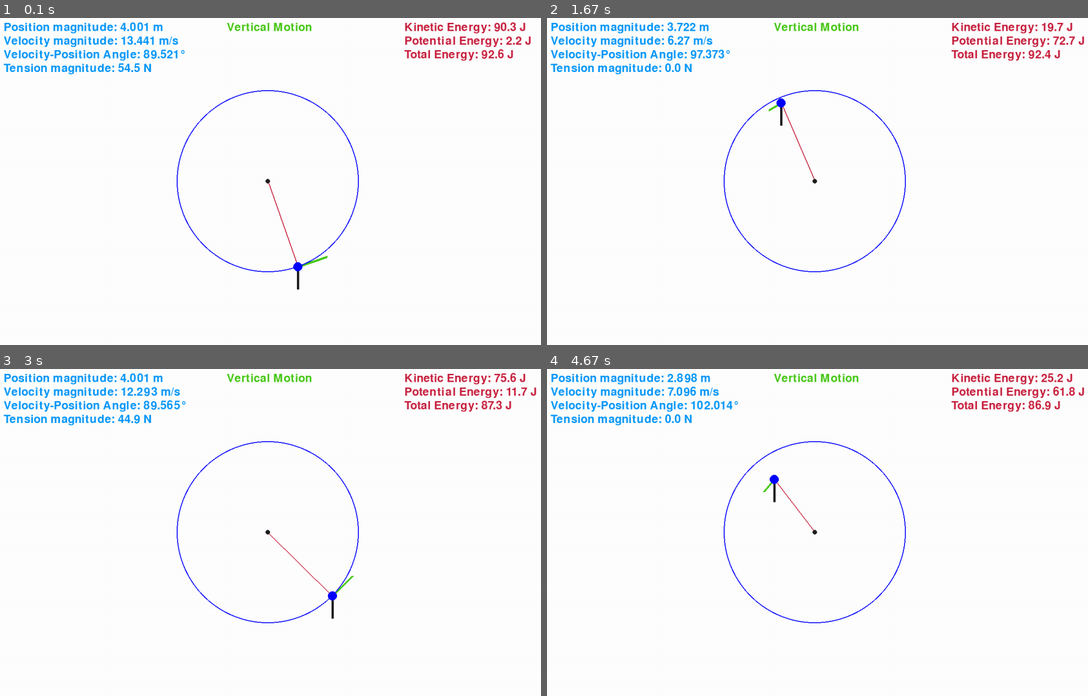
Above: before the commit, frames 1-4 (two rows, left to right).
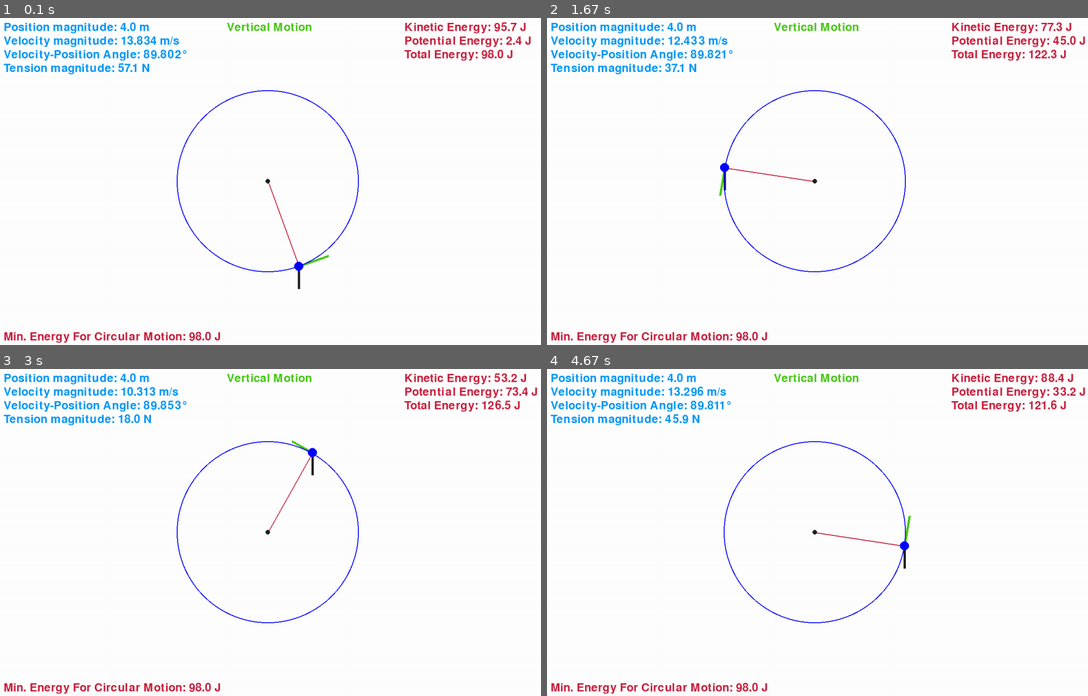
Above: after the commit, the same moments.

Repository: Onur15/Prototype_Games
Game: pygame game, started from circularMotion.py
The game is run twice, just before and just after one commit, with the same random seed, the same clock (stepped at 60 frames per second) and the same inputs.
Inputs:
- Up to frame 1 (0.1 s): no input
- Up to frame 2 (1.67 s): hold W 0.33-0.8 s; hold S 0.83-1.13 s; hold W 1.17-1.53 s; hold S from 1.57 s (still down)
- Up to frame 3 (3 s): release S at 1.93 s; hold W 1.97-2.27 s; hold S 2.3-2.6 s; hold W from 2.63 s (still down)
- Up to frame 4 (4.67 s): release W at 3 s; hold S 3.03-3.4 s; hold W 3.43-3.73 s; hold S 3.77-4.07 s; hold W 4.1-4.47 s; hold S from 4.5 s (still down)

The runs differ from the first frame. In frame 1, 1.2% of the frame differs, in the area x 0-98%, y 1-100%; in frame 2, 1.7%; in frame 3, 1.5%; in frame 4, 1.8%, in the area x 0-100%, y 1-100%.

Commit message:
interactions

Diff:
--- a/circularMotion.py
+++ b/circularMotion.py
@@ -10,9 +10,9 @@
         a -= 180
     return a
 
-def calc_tension(position: pygame.math.Vector2, velocity:pygame.math.Vector2, lengthOfRope:float, mass:float, dt:float, k:float) -> pygame.math.Vector2:
+def calc_tension(position: pygame.math.Vector2, velocity:pygame.math.Vector2, lengthOfRope:float, mass:float, dt:float) -> pygame.math.Vector2:
     pos_mag = position.magnitude()
-    T_len = exp(log(position.dot(velocity)*mass*k) - log(pos_mag*dt)) + (pos_mag-lengthOfRope)*mass/dt**2
+    T_len = exp(log(position.dot(velocity)*mass) - log(pos_mag*dt)) + (pos_mag-lengthOfRope)*mass/dt**2
     T_dir = -position/pos_mag
     return T_len * T_dir
 
@@ -34,13 +34,12 @@
     radius = 4 # meter
     g = 9.8 # m/s^2
     mass = 1 #kg
-    dt = 5e-3 #ms
-    k = 1
+    dt = 2e-3 #ms
     motion_type = "vertical" #vertical or horizontal
     weight = pygame.Vector2(0, -mass*g)
 
     #Initial values
-    w = -float((5*g/radius)**(1/2)-0.1) # rad/second
+    w = -float((5*g/radius)**(1/2)) # rad/second
     angle = -90
     pos = radius*pygame.Vector2(cos(pi*(1-angle/180)),sin(pi*(1-angle/180)))
     velocity = w*pygame.Vector2(-pos[1],pos[0])
@@ -48,12 +47,12 @@
     while True:
         #Calculations
         pos_mag = pos.magnitude()
-        if pos_mag < radius or pos.dot(velocity) < 0:
+        if pos_mag < radius or pos.dot(velocity) < 0 or velocity.length() == 0:
             tension = pygame.Vector2(0,0)
-        if pos.dot(velocity) == 0:
+        if pos.dot(velocity) == 0 and velocity.length() != 0:
             tension = -mass * w**2 * pos
         if pos_mag >= radius and pos.dot(velocity) > 0:
-            tension = calc_tension(pos, velocity, radius, mass, dt, k)
+            tension = calc_tension(pos, velocity, radius, mass, dt)
         match motion_type:
             case "vertical":
                 force = tension + weight
@@ -64,6 +63,18 @@
         velocity += acc * dt
         pos += velocity * dt
 
+        #Controls
+        keys = pygame.key.get_pressed()
+        if keys[pygame.K_BACKSPACE]:
+            break
+        if keys[pygame.K_w] and pos.magnitude() < radius*1.02:
+            if velocity.length() < 0.1:
+                sign_w = w/abs(w)
+                velocity = pygame.Vector2(sign_w*(1+dt),0)
+            velocity *= 1+5*dt/velocity.length()
+        if keys[pygame.K_s]:
+            velocity *= 1-5*dt/velocity.length()
+
         #Display
         DISPLAY.fill(white)
         pygame.draw.line(DISPLAY, green,(-50*pos.x+center[0], -50*pos.y+center[1]),(-50*pos.x+center[0]-5*velocity.x, -50*pos.y+center[1]-5*velocity.y), 5)
@@ -73,10 +84,11 @@
         Textt = Font.render(f"Tension magnitude: {round(tension.magnitude(), 1)} N", True, font_color)
         Textkinetic = Font.render(f"Kinetic Energy: {round(mass*velocity.magnitude_squared()/2,1)} J", True, red)
         Textmotion = Font.render(f"{motion_type.capitalize()} Motion", True, green)
+        Textmine = Font.render(f"Min. Energy For Circular Motion: {5/2*mass*g*radius} J", True, red)
         if motion_type == "vertical":
             pygame.draw.line(DISPLAY, black,(-50*pos.x+center[0], -50*pos.y+center[1]),(-50*pos.x+center[0], -50*pos.y+center[1]-5*weight.y), 5)
-            Textpotential = Font.render(f"Potential Energy: {round(mass*g*(pos.y+radius),1)} J", True, red)
-            Textenergy = Font.render(f"Total Energy: {round(mass*velocity.magnitude_squared()/2+mass*g*(pos.y+radius),1)} J", True, red)
+            Textpotential = Font.render(f"Potential Energy: {round(mass*g*abs(pos.y+radius),1)} J", True, red)
+            Textenergy = Font.render(f"Total Energy: {round(mass*velocity.magnitude_squared()/2+mass*g*abs(pos.y+radius),1)} J", True, red)
             DISPLAY.blit(Textpotential,(900,40))
             DISPLAY.blit(Textenergy,(900,70))
         DISPLAY.blit(Textx,(20,10))
@@ -85,6 +97,7 @@
         DISPLAY.blit(Textt,(20,100))
         DISPLAY.blit(Textmotion,(510,10))
         DISPLAY.blit(Textkinetic,(900,10))
+        DISPLAY.blit(Textmine,(20,690))
         pygame.draw.circle(DISPLAY, blue, (center[0], center[1]), 50*radius, 2)
         pygame.draw.line(DISPLAY, red, (center[0] , center[1]), (-50*pos.x+center[0], -50*pos.y+center[1]), 2)
         pygame.draw.circle(DISPLAY, blue, (-50*pos.x+center[0], -50*pos.y+center[1]), 10)
@@ -97,5 +110,6 @@
                 pygame.quit()
                 sys.exit()
             pygame.display.update()
-
-main()
+    return
+while True:
+    main()
